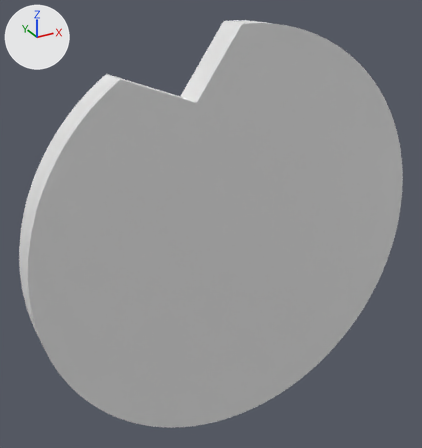
What one commit did to the OBJ model src/simulation/aic_gazebo_sim/worlds/meshes/plate_08.obj.
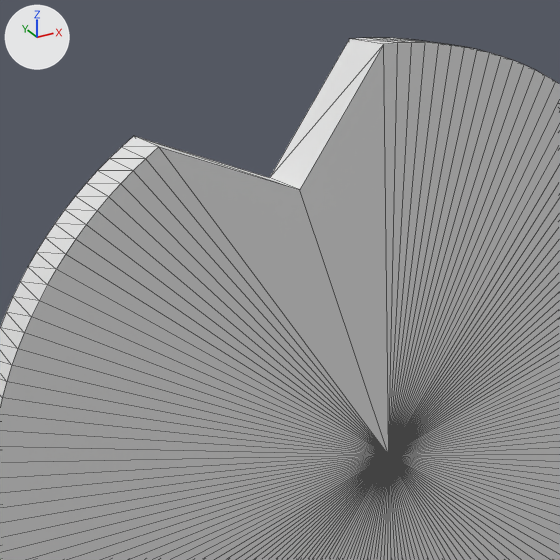
Old and new are each drawn whole from a 50 mm lens placed at (-0.0535, -0.087, 0.0483), pointed at (-0.0037, 0.0035, 0.003) and again close up on the part from 8% to 80% of the width and 0% to 68% of the height. The axes (+X, +Y, +Z) are drawn at upper left. The lights are the same throughout. The older version's two pictures come first. The close-ups show mesh edges as thin lines. Where no turn or scale is listed for an object, it has been applied to the vertices.

Names of what the first close-up shows: 'plate_08'.
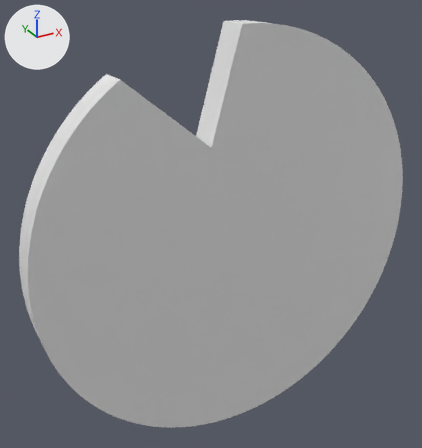
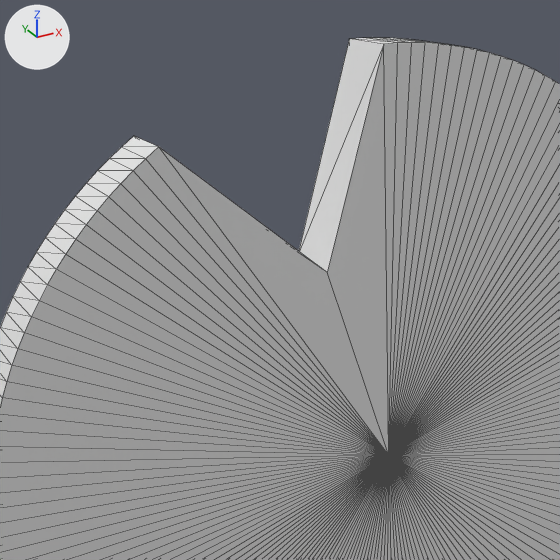
The change, as a list of edits to the scene's bpy script:
```text
Change me_plate_08:
    where me_plate_08.from_pydata(...)  # 324 vertices, 644 faces; spans x -0.04..0.04, y -0.003..0.003, z -0.04..0.04
    used by ob_plate_08; location = (0.0, 0.0, 0.0)
    me_plate_08 part 1
    me_plate_08.vertices[322].co: (-0.0099, -0.003, 0.0282) -> (-0.0072, -0.003, 0.0203)  # pixel (299, 189) -> pixel (327, 272)
    me_plate_08.vertices[323].co: (-0.0099, 0.003, 0.0282) -> (-0.0072, 0.003, 0.0203)  # pixel (269, 177) -> not seen
```

What differs and where, as boxes (x1, y1, x2, y2) in the close-ups (560 x 560 px; the box of a moved part takes in the faces that stretch with it):
part 1 of me_plate_08, moved or reshaped
    before: (135, 39, 389, 455)
    after: (159, 39, 389, 455)
